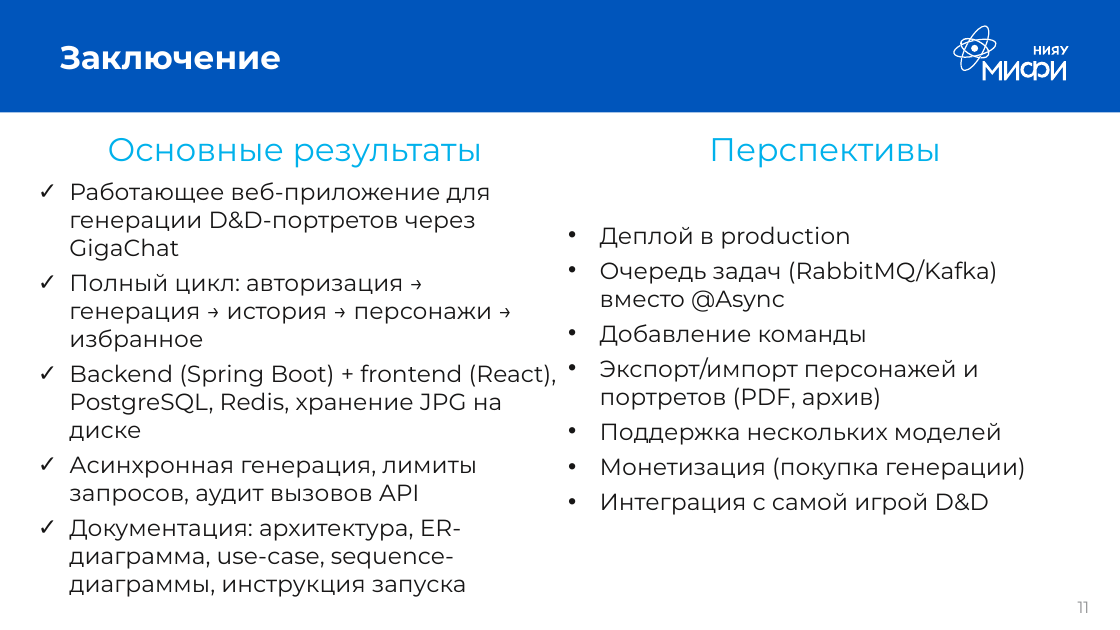
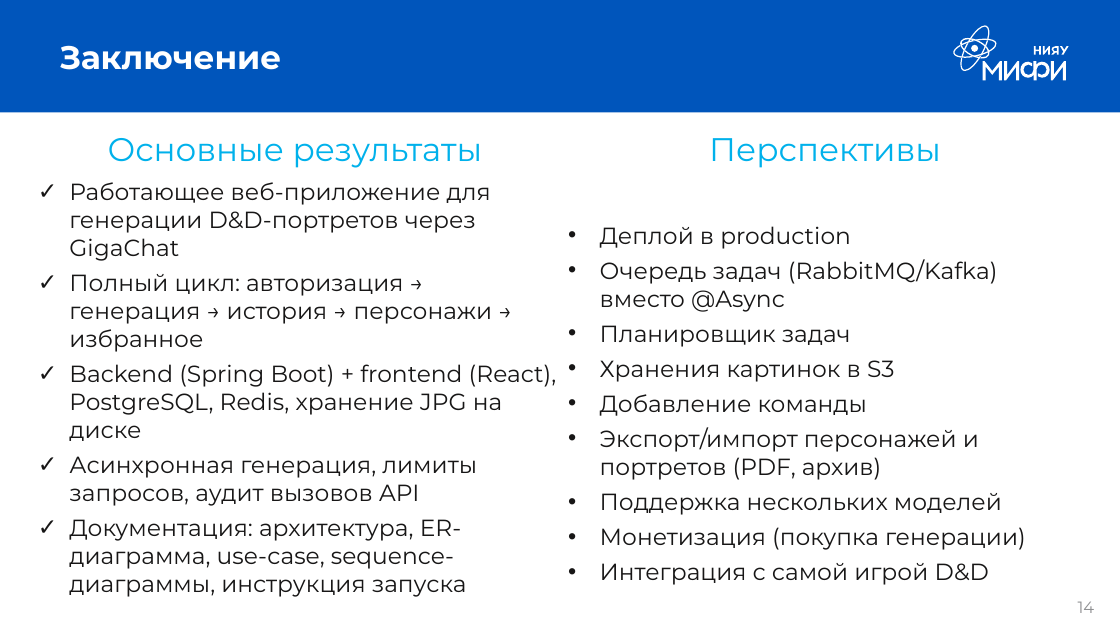
Before and after one commit to GeorgyNikolaev/MEPHI_Java_DD-Person, a slide deck: slide 14 of docs/Презентация.pptx (slide 11 before the commit). Drawn at 1120x630 pixels with LibreOffice and Linux fonts; fonts in the diff are those of the drawing. Boxes give left, top, right and bottom in pixels: in the first picture for what was removed or moved away, otherwise in the second. Text is boxed around its words. In the diff, an @@ line names an element or a change of style, - is before the commit and + after.

```diff
--- a/docs/Презентация.pptx
+++ b/docs/Презентация.pptx
@@ text at [600,325,895,382]: paragraphs added @@
+• Планировщик задач
+• Хранения картинок в S3
@@ page number at [1078,601,1095,613]: text changed @@
-11
+14
```
Also in this commit, not shown: 2 other slides changed, 3 slides added, 9 other files.
